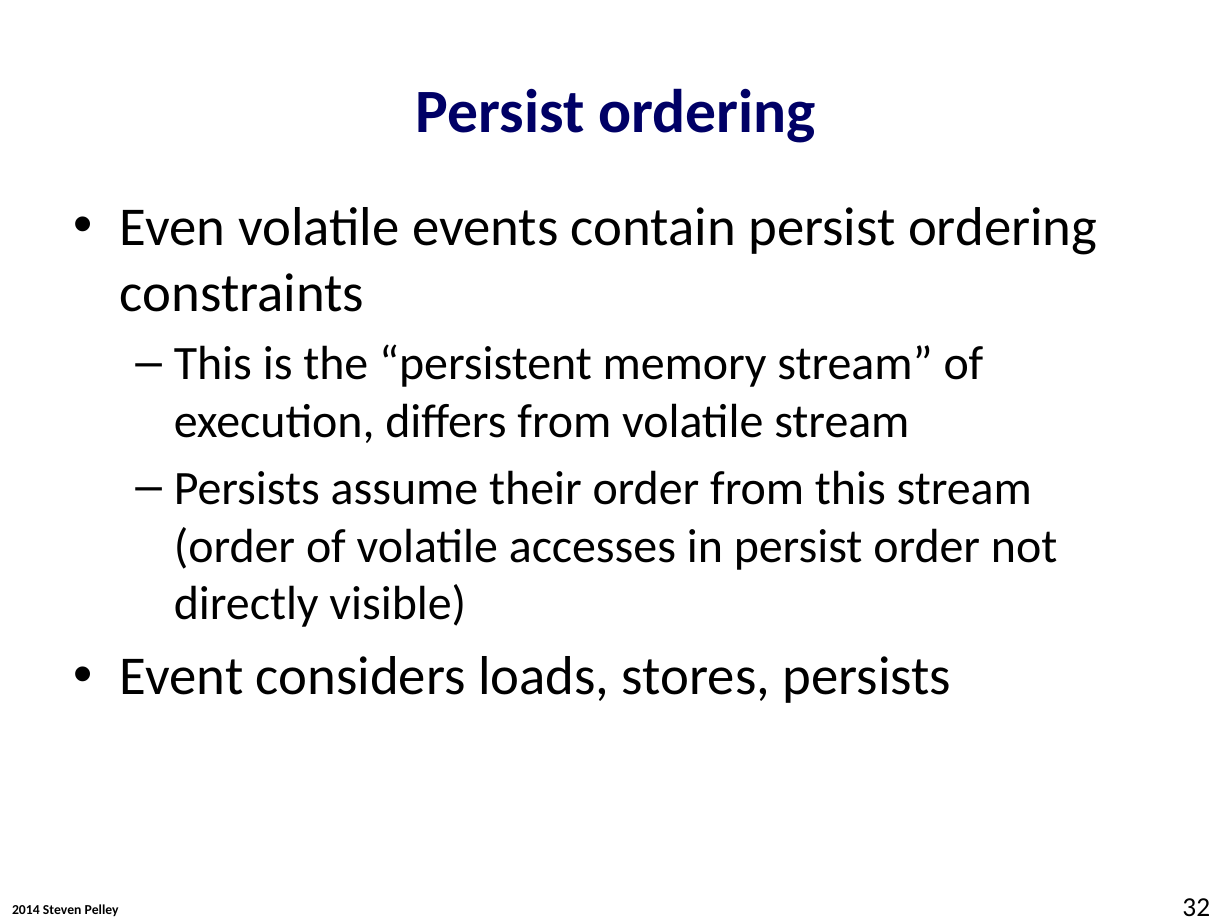
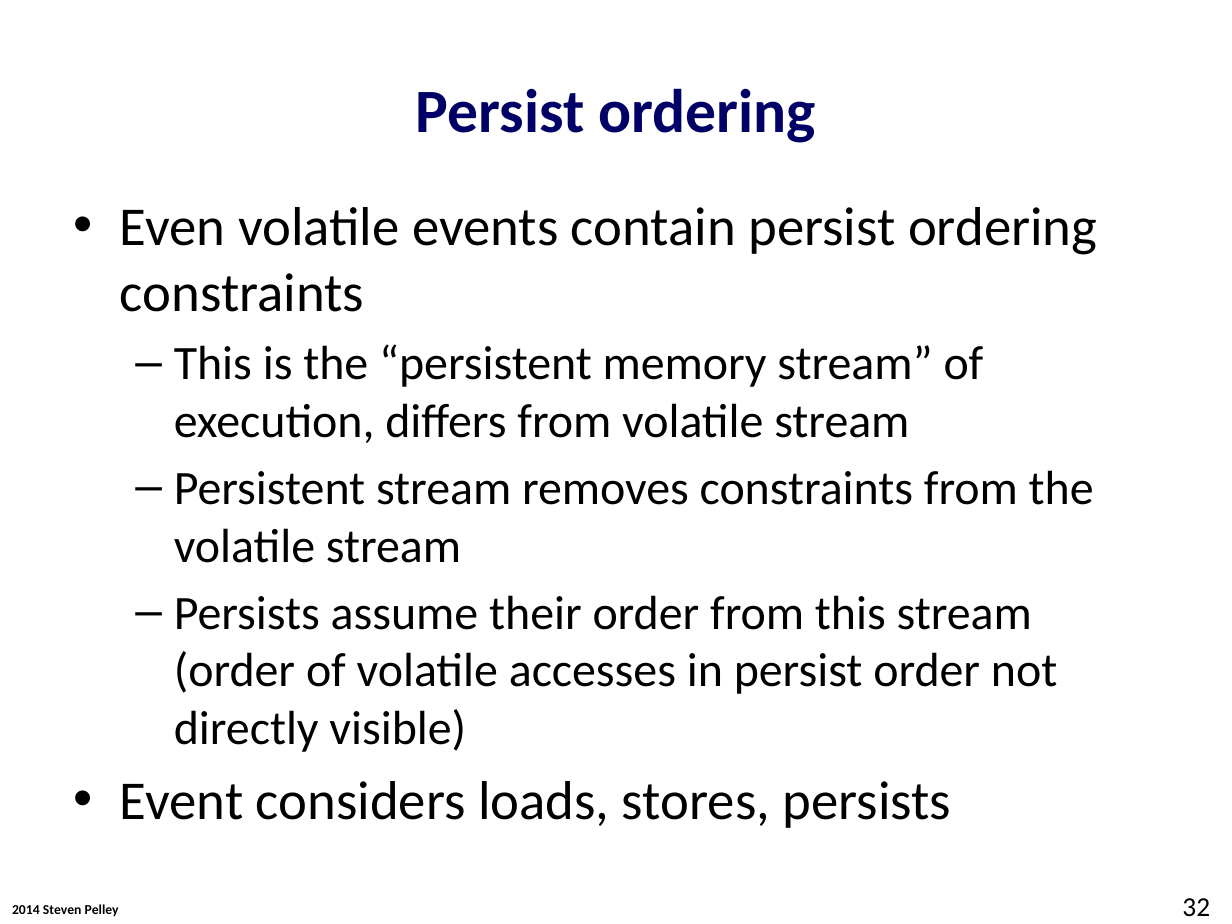
Before and after one commit to Abulila/dissertation, a slide deck: slide 32 of proposal/defense.pptx. Drawn at 1232x924 pixels with LibreOffice and Linux fonts; fonts in the diff are those of the drawing; background and template pictures are left out. Boxes give left, top, right and bottom in pixels: in the first picture for what was removed or moved away, otherwise in the second. Text is boxed around its words. In the diff, an @@ line names an element or a change of style, - is before the commit and + after.

```diff
--- a/proposal/defense.pptx
+++ b/proposal/defense.pptx
@@ text at (x1=174, y1=470, x2=1094, y2=563): paragraph added @@
+  – Persistent stream removes constraints from the volatile stream
```
Also in this commit, not shown: 4 other slides changed, 1 slide added, 1 slide removed.
